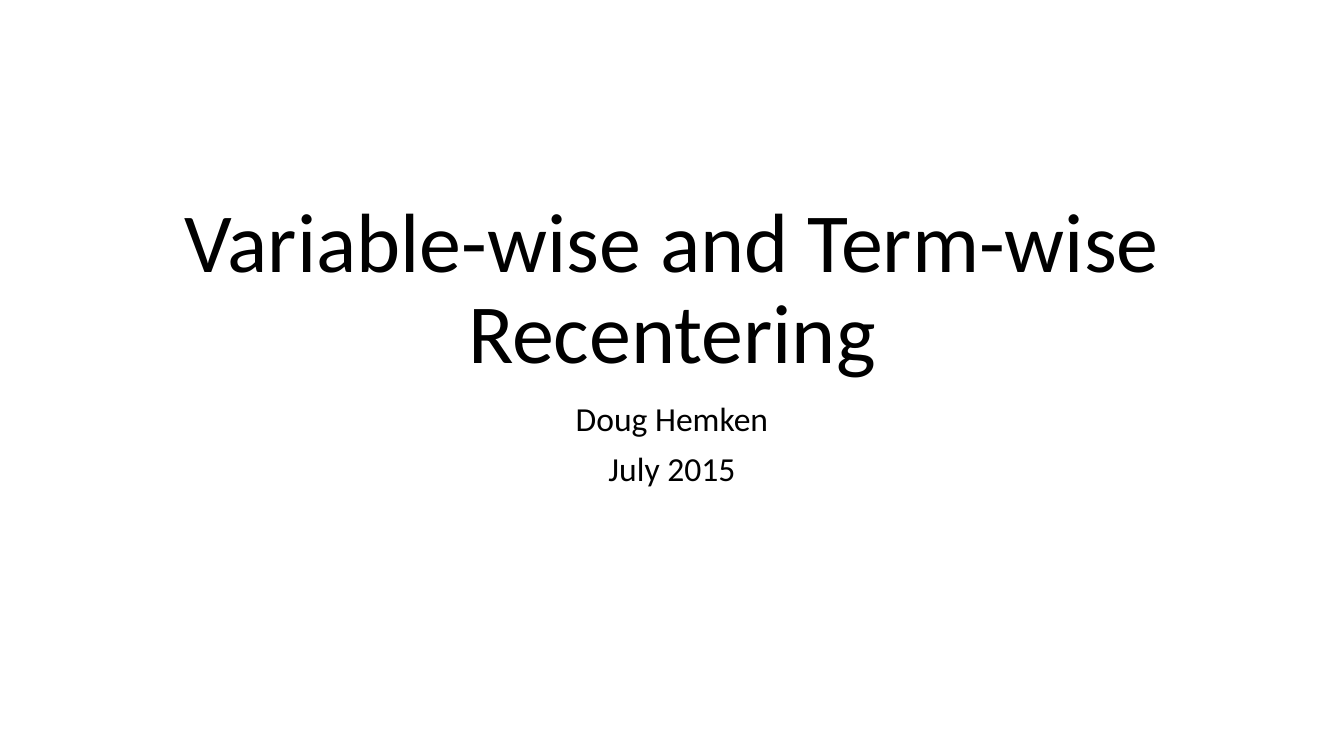
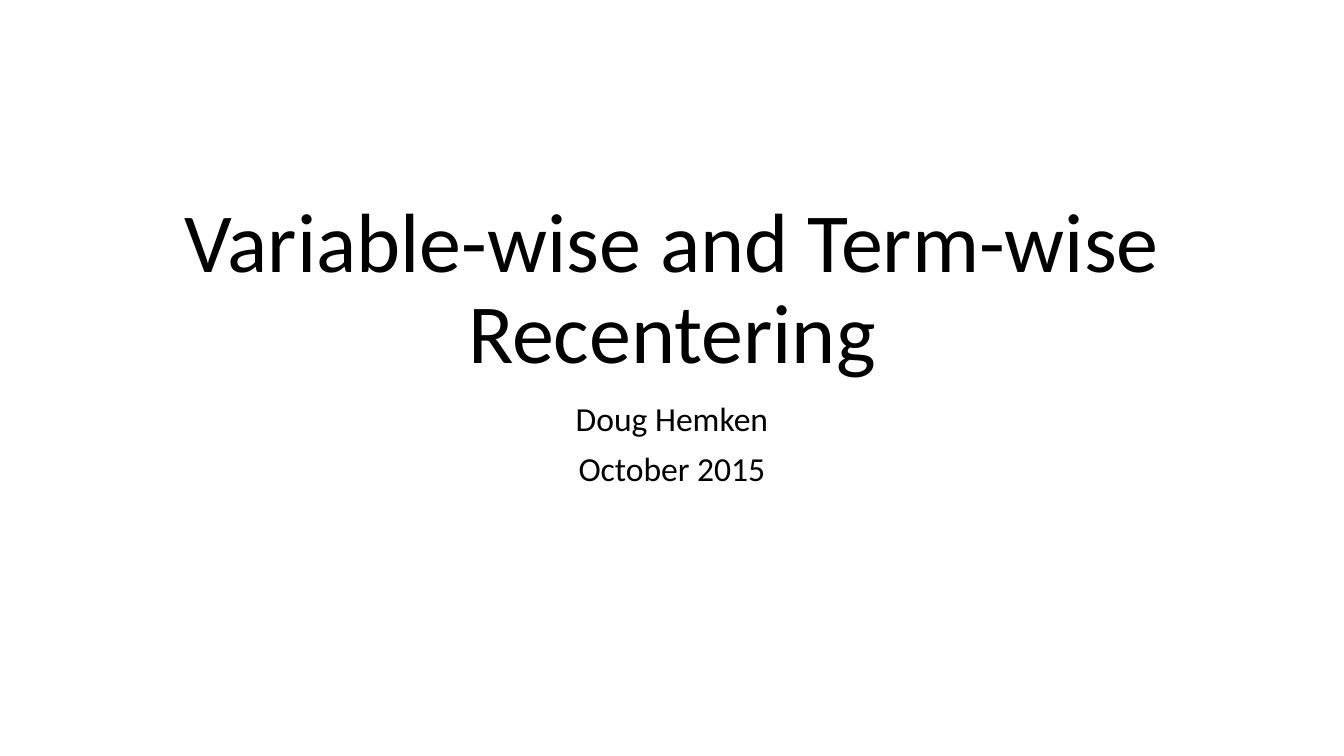
Before and after one commit to Hemken/stdParm, a slide deck: slide 1 of Variable-wise and Term-wise Recentering.pptx. Drawn at 1344x756 pixels with LibreOffice and Linux fonts; fonts in the diff are those of the drawing. Boxes give left, top, right and bottom in pixels: in the first picture for what was removed or moved away, otherwise in the second. Text is boxed around its words. In the diff, an @@ line names an element or a change of style, - is before the commit and + after.

```diff
--- a/Variable-wise and Term-wise Recentering.pptx
+++ b/Variable-wise and Term-wise Recentering.pptx
@@ subtitle at (x1=579, y1=457, x2=765, y2=482): text changed @@
-July 2015
+October 2015
```
Also in this commit, not shown: 3 other files.
